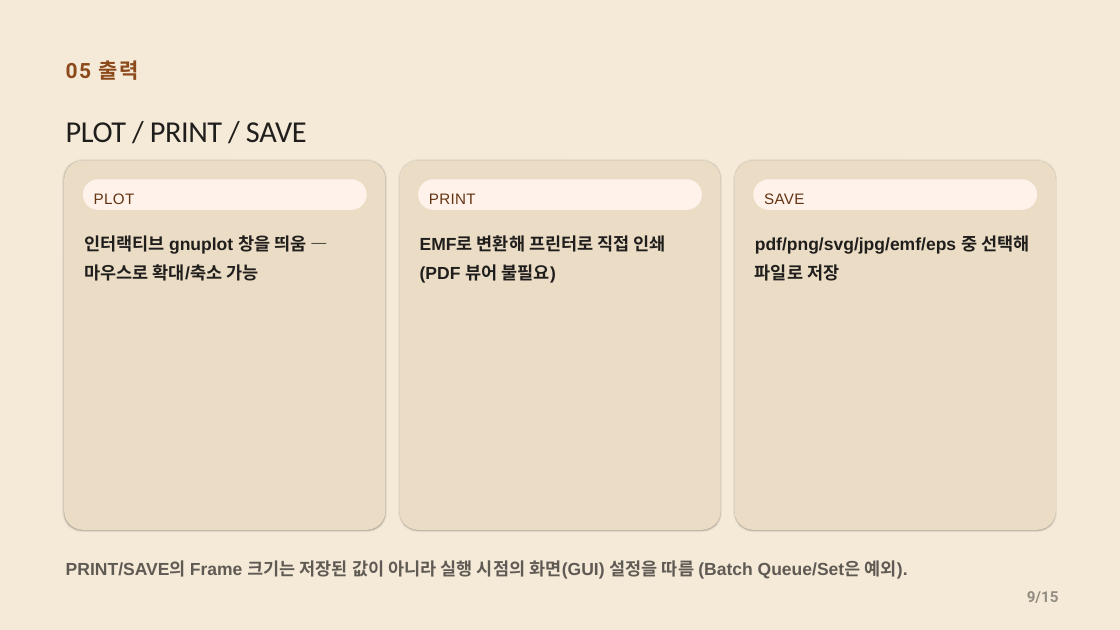
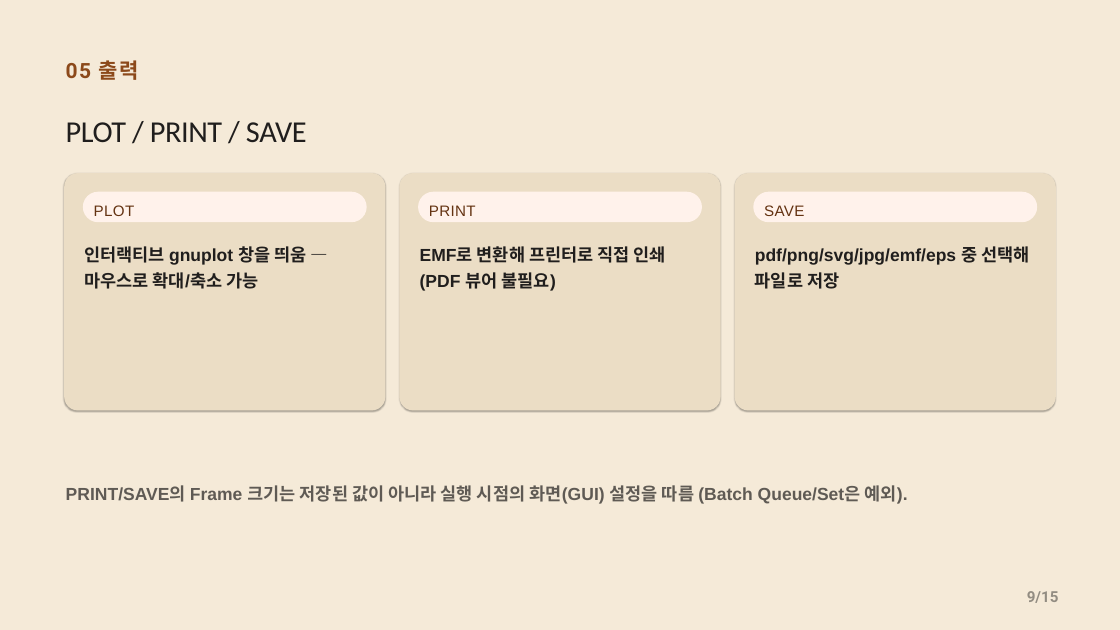
Before and after one commit to CWKIM113/CathPlot_Pub, a slide deck: slide 9 of CathPlot_Deck.pptx. Drawn at 1120x630 pixels with LibreOffice and Linux fonts; fonts in the diff are those of the drawing. Boxes give left, top, right and bottom in pixels: in the first picture for what was removed or moved away, otherwise in the second. Text is boxed around its words. In the diff, an @@ line names an element or a change of style, - is before the commit and + after.

```diff
--- a/CathPlot_Deck.pptx
+++ b/CathPlot_Deck.pptx
@@ rounded rectangle: place and size @@
-rounded rectangle at (64,161,386,530)
+rounded rectangle at (64,173,386,410)
@@ rounded rectangle: place and size @@
-rounded rectangle at (399,161,721,530)
+rounded rectangle at (399,173,721,410)
@@ rounded rectangle: place and size @@
-rounded rectangle at (735,161,1056,530)
+rounded rectangle at (735,173,1056,410)
@@ 3 texts, 3 rounded rectangles: place and size @@
-3 texts, 3 rounded rectangles at (83,179,1037,283)
+3 texts, 3 rounded rectangles at (83,192,1037,291)
@@ 3 texts: place and size @@
-3 texts at (94,193,804,204)
+3 texts at (94,205,804,216)
@@ line spacing 1.37 to 1.27 in 3 elements at (84,246,306,289), (755,246,1030,289), (420,246,666,291) @@
@@ text "PRINT/SAVE의 Frame 크기는 저장된 값이 ...": place and size @@
-text "PRINT/SAVE의 Frame 크기는 저장된 값이 ..." at (66,560,908,579)
+text "PRINT/SAVE의 Frame 크기는 저장된 값이 ..." at (66,485,908,504)
```
Also in this commit, not shown: 10 other slides changed, 1 other file.
